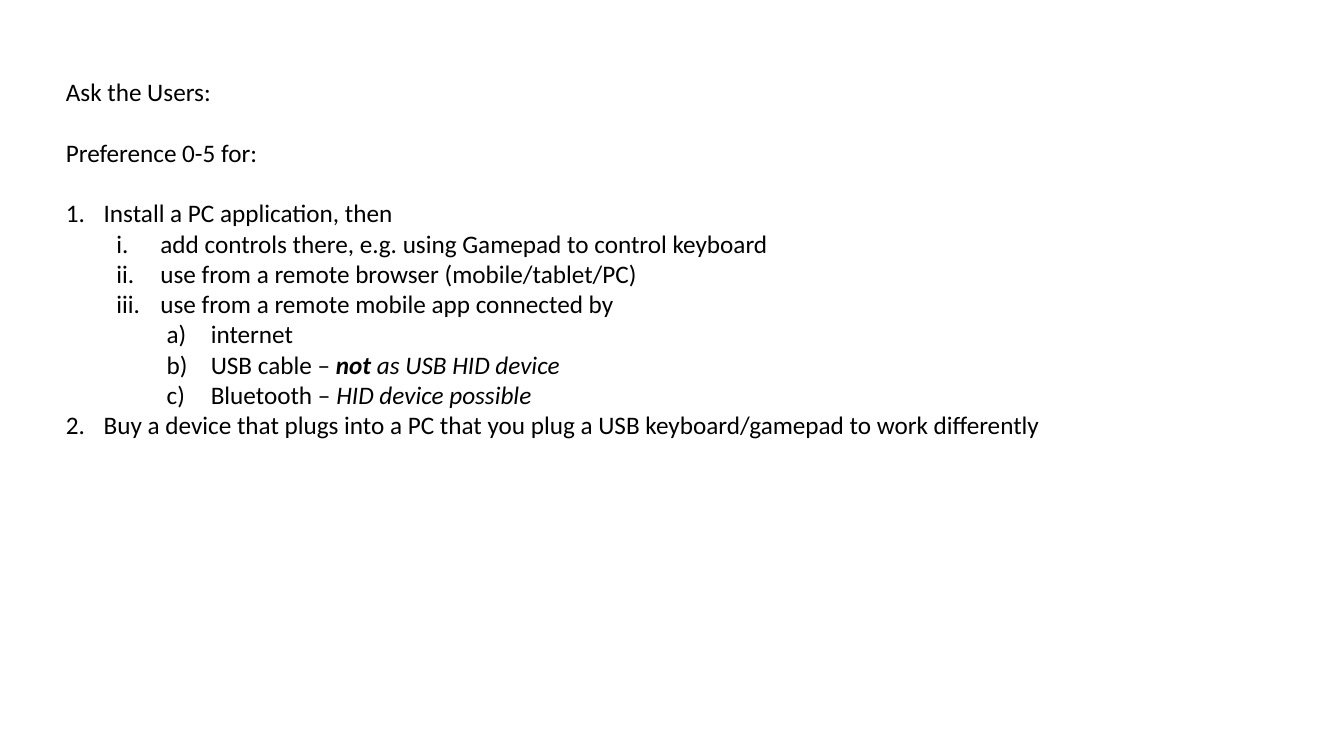
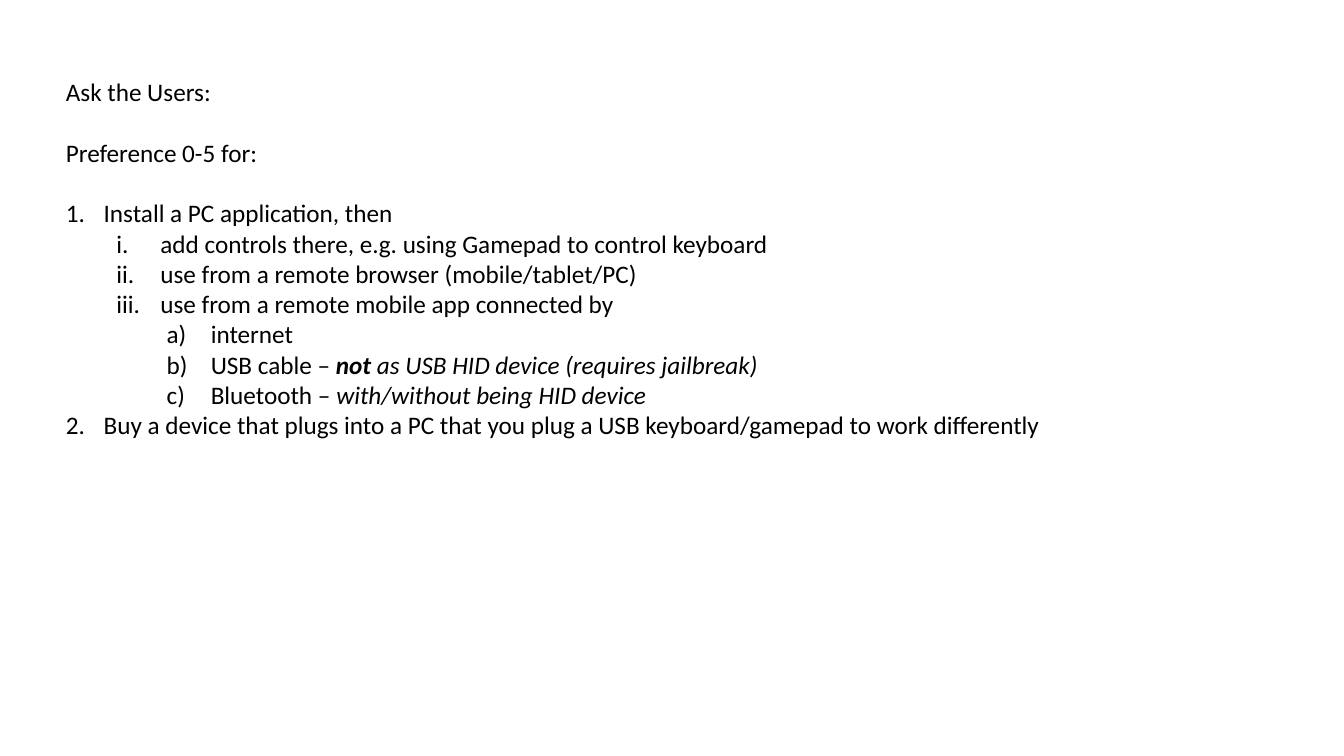
Before and after one commit to andrewfstratton/quando, a slide deck: slide 6 of Engine_and_Architecture.pptx. Drawn at 1344x756 pixels with LibreOffice and Linux fonts; fonts in the diff are those of the drawing. Boxes give left, top, right and bottom in pixels: in the first picture for what was removed or moved away, otherwise in the second. Text is boxed around its words. In the diff, an @@ line names an element or a change of style, - is before the commit and + after.

Commit message:
Update option text

```diff
--- a/Engine_and_Architecture.pptx
+++ b/Engine_and_Architecture.pptx
@@ text at box(211, 356, 757, 409): text changed @@
-    b) USB cable – not as USB HID device
-    c) Bluetooth – HID device possible
+    b) USB cable – not as USB HID device (requires jailbreak)
+    c) Bluetooth – with/without being HID device
```
Also in this commit, not shown: 1 other slide changed.
